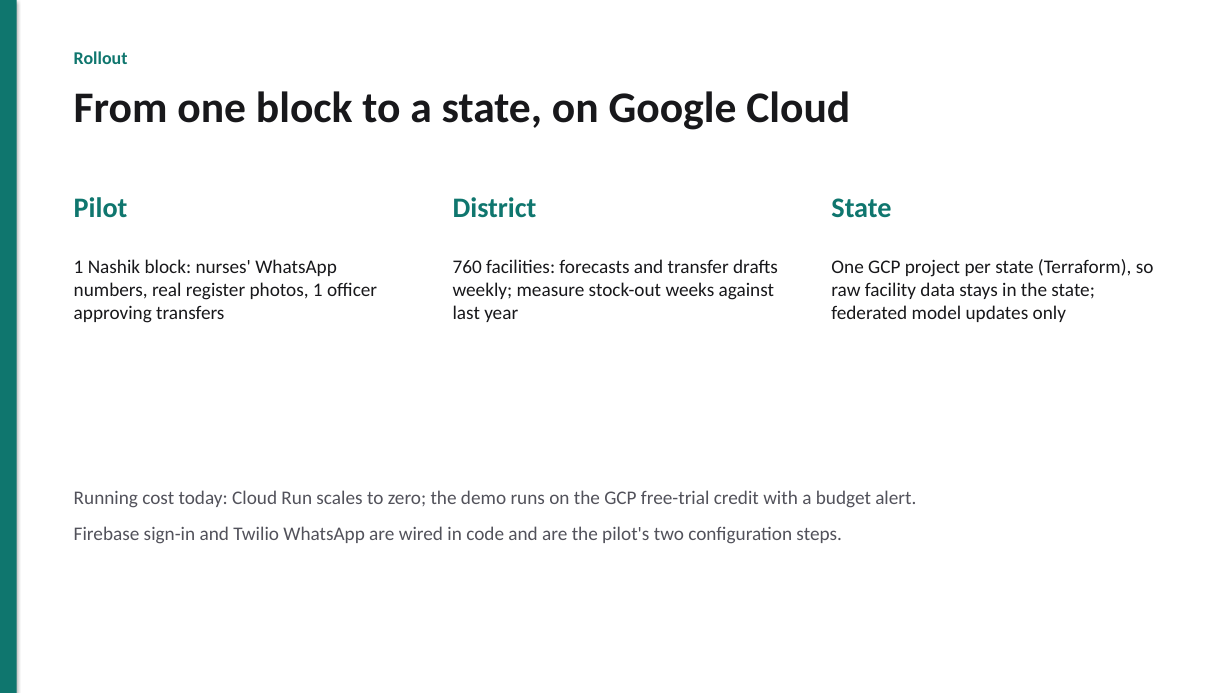
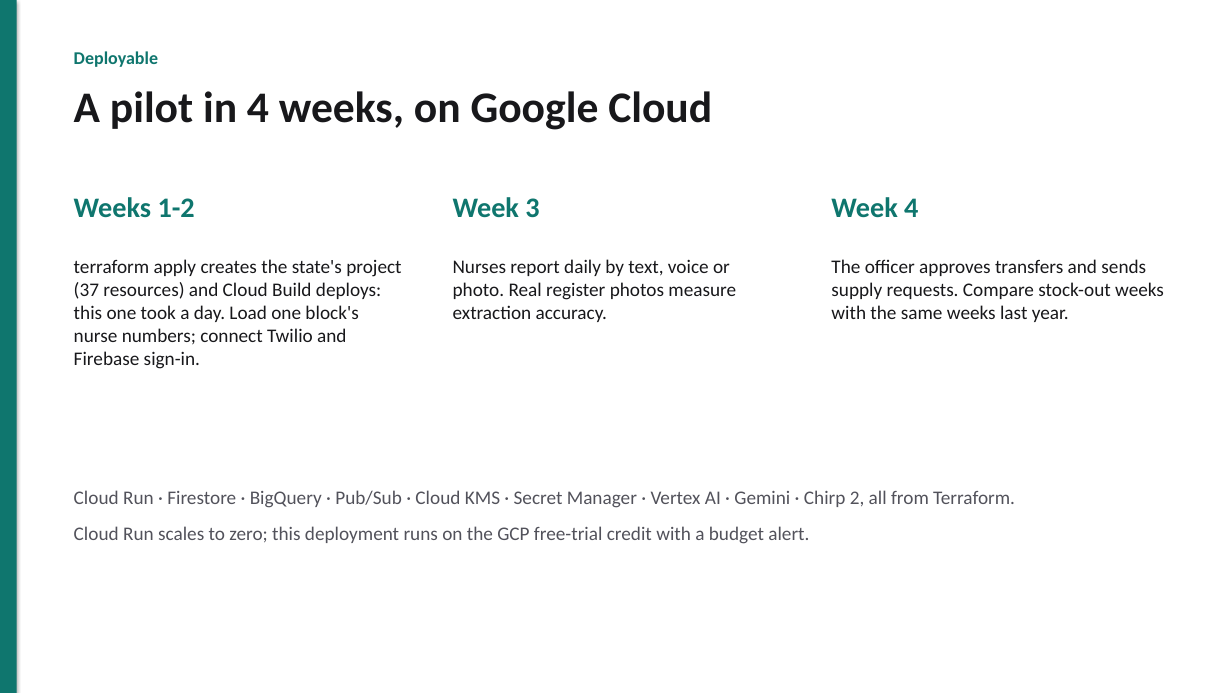
Before and after one commit to akshat333-debug/AushadhiNet, a slide deck: slide 11 of docs/pitch/AushadhiNet-pitch.pptx. Drawn at 1232x693 pixels with LibreOffice and Linux fonts; fonts in the diff are those of the drawing. Boxes give left, top, right and bottom in pixels: in the first picture for what was removed or moved away, otherwise in the second. Text is boxed around its words. In the diff, an @@ line names an element or a change of style, - is before the commit and + after.

```diff
--- a/docs/pitch/AushadhiNet-pitch.pptx
+++ b/docs/pitch/AushadhiNet-pitch.pptx
@@ text at box(74, 51, 158, 67): text changed @@
-Rollout
+Deployable
@@ text at box(74, 91, 712, 130): text changed @@
-From one block to a state, on Google Cloud
+A pilot in 4 weeks, on Google Cloud
@@ text at box(74, 197, 195, 218): text changed @@
-Pilot
+Weeks 1-2
@@ text at box(453, 197, 539, 218): text changed @@
-District
+Week 3
@@ text at box(831, 197, 918, 218): text changed @@
-State
+Week 4
@@ text at box(74, 259, 401, 369): text changed @@
-1 Nashik block: nurses' WhatsApp numbers, real register photos, 1 officer approving transfers
+terraform apply creates the state's project (37 resources) and Cloud Build deploys: this one took a day. Load one block's nurse numbers; connect Twilio and Firebase sign-in.
@@ text at box(453, 259, 736, 322): text changed @@
-760 facilities: forecasts and transfer drafts weekly; measure stock-out weeks against last year
+Nurses report daily by text, voice or photo. Real register photos measure extraction accuracy.
@@ text at box(831, 259, 1164, 322): text changed @@
-One GCP project per state (Terraform), so raw facility data stays in the state; federated model updates only
+The officer approves transfers and sends supply requests. Compare stock-out weeks with the same weeks last year.
@@ text at box(74, 490, 1015, 544): text changed @@
-Running cost today: Cloud Run scales to zero; the demo runs on the GCP free-trial credit with a budget alert.
-Firebase sign-in and Twilio WhatsApp are wired in code and are the pilot's two configuration steps.
+Cloud Run · Firestore · BigQuery · Pub/Sub · Cloud KMS · Secret Manager · Vertex AI · Gemini · Chirp 2, all from Terraform.
+Cloud Run scales to zero; this deployment runs on the GCP free-trial credit with a budget alert.
```
Also in this commit, not shown: 6 other slides changed, 2 slides added, 3 slides removed, 13 other files.
